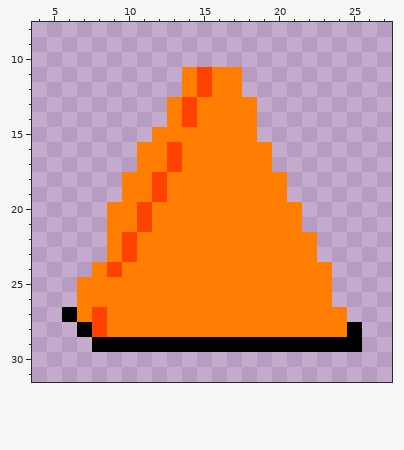
A pixel-art sprite gets an edit: assets/img/street0.png. The first picture shows the starting point.
The file is 64x64 pixels, drawn in blocks of 2x2; one block is one cell here. Pixels under 10% opacity are left out. Shown: x 4..27, y 8..31.
After:
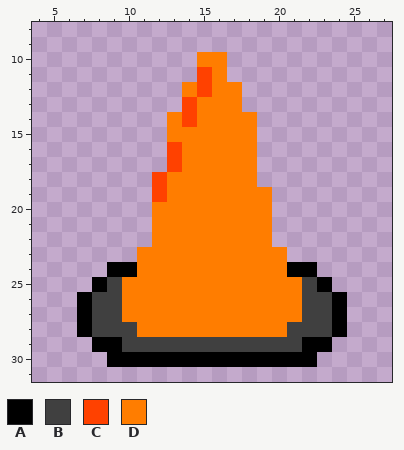
Palette (. is transparent): A #000000  B #404040  C #ff4100  D #ff7d00
Change:
@@ x 4..27 @@
  9 ........................
-10 ........................
-11 ..........DCDD..........
+10 ...........DD...........
+11 ...........CD...........
 12 ..........DCDD..........
-13 .........DCDDDD.........
+13 ..........CDDD..........
 14 .........DCDDDD.........
-15 ........DDDDDDD.........
-16 .......DDCDDDDDD........
-17 .......DDCDDDDDD........
-18 ......DDCDDDDDDDD.......
-19 ......DDCDDDDDDDD.......
-20 .....DDCDDDDDDDDDD......
-21 .....DDCDDDDDDDDDD......
-22 .....DCDDDDDDDDDDDD.....
-23 .....DCDDDDDDDDDDDD.....
-24 ....DCDDDDDDDDDDDDDD....
-25 ...DDDDDDDDDDDDDDDDD....
-26 ...DDDDDDDDDDDDDDDDD....
-27 ..ADCDDDDDDDDDDDDDDDD...
-28 ...ACDDDDDDDDDDDDDDDDA..
-29 ....AAAAAAAAAAAAAAAAAA..
-30 ........................
+15 .........DDDDDD.........
+16 .........CDDDDD.........
+17 .........CDDDDD.........
+18 ........CDDDDDD.........
+19 ........CDDDDDDD........
+20 ........DDDDDDDD........
+21 ........DDDDDDDD........
+22 ........DDDDDDDD........
+23 .......DDDDDDDDDD.......
+24 .....AADDDDDDDDDDAA.....
+25 ....ABDDDDDDDDDDDDBA....
+26 ...ABBDDDDDDDDDDDDBBA...
+27 ...ABBDDDDDDDDDDDDBBA...
+28 ...ABBBDDDDDDDDDDBBBA...
+29 ....AABBBBBBBBBBBBAA....
+30 .....AAAAAAAAAAAAAA.....
 31 ........................
Where, in picture pixels (left, top, right, bottom), the same in both pictures:
changed: (62, 52, 362, 367)
